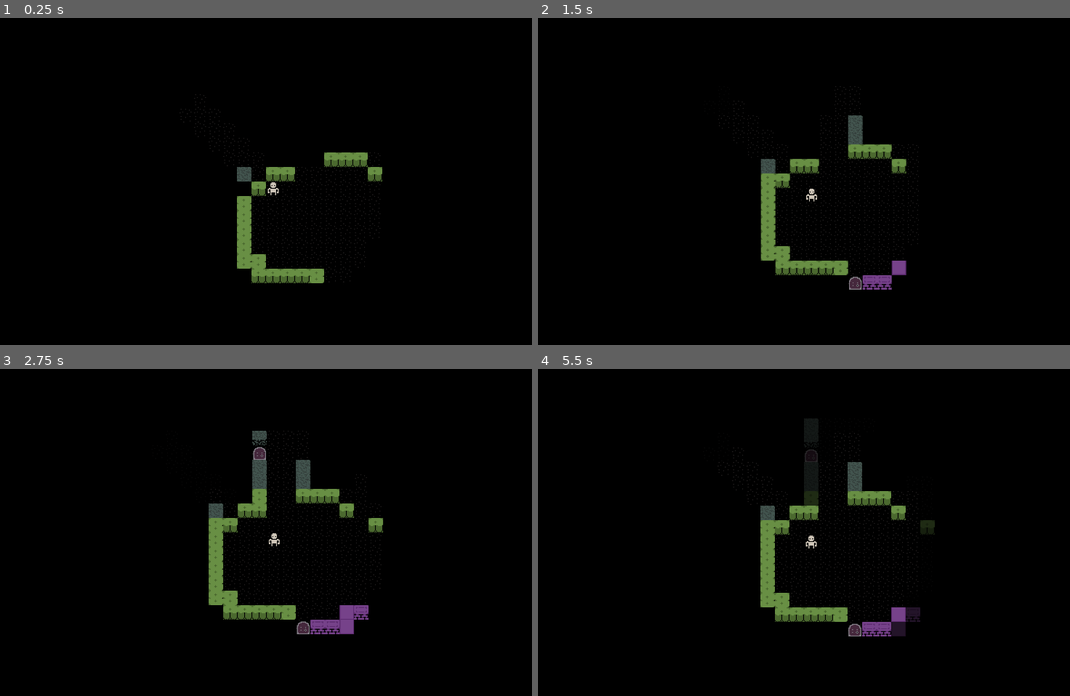
Above: before the commit, frames 1-4 (two rows, left to right).
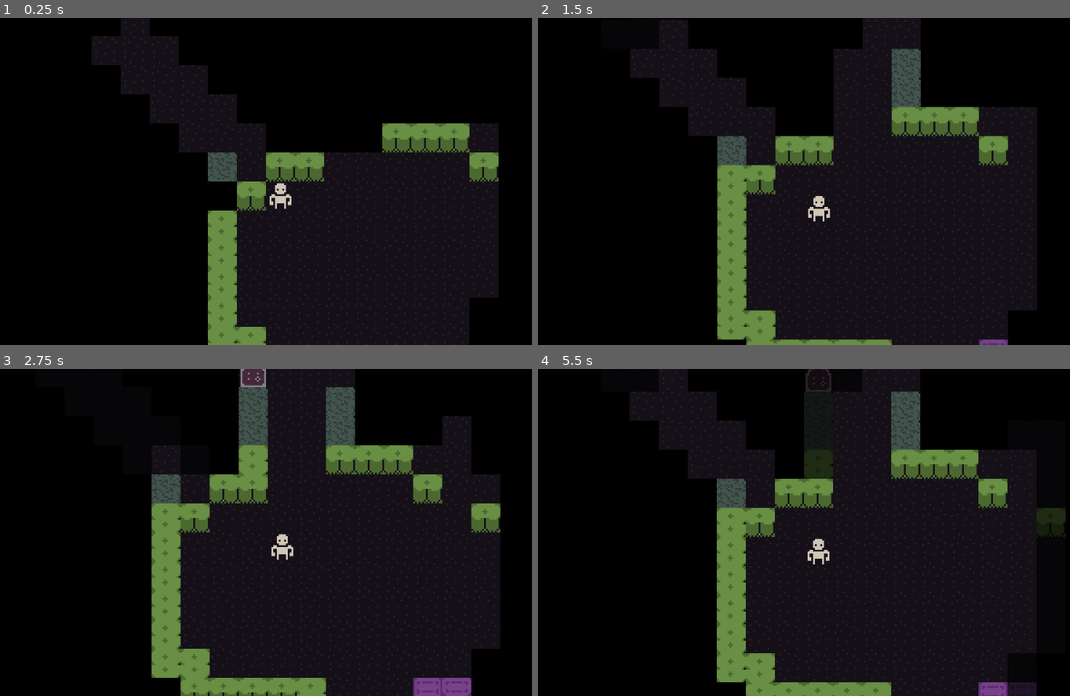
Above: after the commit, the same moments.

Repository: maxwell-github78/godot-roguelike
Game: Godot game, scene res://Game/game.tscn
Two runs of this game, one before a commit and one after it. Both use one fixed random seed, a clock stepped at 60 frames per second and the inputs below.
Inputs (mouse positions are in pixels of both pictures, inside the frame that each line leads up to):
- Up to frame 1 (0.25 s): no input
- Up to frame 2 (1.5 s): tap Enter at 0.5 s; move the mouse to (931, 165) at 0.52 s; hold Right (ui_right) 0.53-1.28 s; click (931, 165) at 0.67 s; move the mouse to (686, 197) at 1.27 s; hold Down (ui_down) from 1.28 s (still down)
- Up to frame 3 (2.75 s): move the mouse to (324, 460) at 2.02 s; release Down (ui_down) at 2.03 s; hold Right (ui_right) from 2.03 s (still down)
- Up to frame 4 (5.5 s): move the mouse to (777, 597) at 2.77 s; release Right (ui_right) at 2.78 s; hold Up (ui_up) 2.78-3.53 s; click (777, 597) at 2.92 s; move the mouse to (979, 581) at 3.52 s; hold Left (ui_left) 3.53-5.03 s; move the mouse to (628, 483) at 4.27 s; tap Space at 5 s; move the mouse to (830, 532) at 5.02 s; hold Down (ui_down) from 5.03 s (still down); click (830, 532) at 5.17 s

The runs differ from the first frame. In frame 1, 10% of the frame differs, in the area x 17-94%, y 1-100%; in frame 2, 14%; in frame 3, 19%, in the area x 28-95%, y 0-100%; in frame 4, 16%.

Commit message:
tweaked tileset and autotiling

Diff:
--- a/Game/game.tscn
+++ b/Game/game.tscn
@@ -26,7 +26,7 @@
 [node name="Entities" type="Node2D" parent="." unique_id=1005672856]
 
 [node name="Camera2D" type="Camera2D" parent="." unique_id=1378997935]
-zoom = Vector2(2, 2)
+zoom = Vector2(4, 4)
 script = ExtResource("5_fwxkx")
 follow_speed = 4.0
 zoom_speed = 0.25
--- a/Map/dungeon_generator.gd
+++ b/Map/dungeon_generator.gd
@@ -204,6 +204,6 @@
 			if grid_position.y < map_height:
 				var origin = Vector2i(grid_position)
 				var under = dungeon.get_tile(origin + Vector2i(0, 1))
-				if under and under.empty():
+				if under and under.empty() and tile.is_discoverable:
 					tile.side = true
 					tile.set_autotiling()
Binary file changed: assets/textures/tileset-programmer.png
